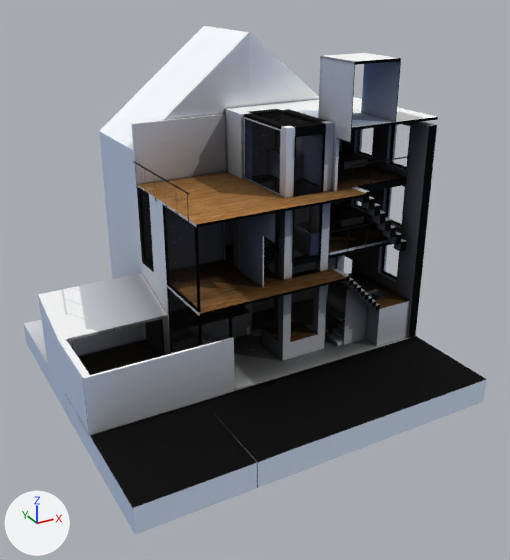
Two versions of the glTF model examples/models/gltf/vianney_house/scene.gltf, one commit apart.
Before and after are seen from a 50 mm lens placed at (-427.0, -1541.0, 1521.0), pointed at (753.0, 605.0, 448.0). Every picture has the same lights, and +X, +Y and +Z are marked at lower left. Where no turn or scale is listed for an object, it has been applied to the vertices.
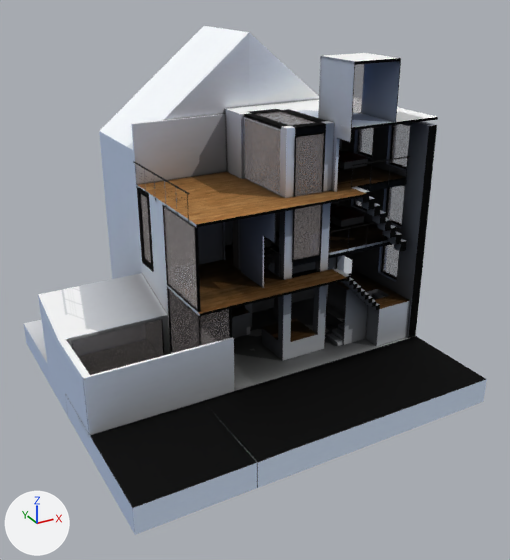
The change, as JSON lines over the scene's bpy script:
```json
{"op": "set", "path": "mat_bati_menuiserie_vitre.alpha", "old": "0.01", "new": "0.4"}
```

Location of each change, (x1, y1, x2, y2) in pixels of the pictures (510 x 560 px):
```json
{"object": "vitre.001", "change": "surface changed", "before": [74, 64, 410, 375], "after": [74, 64, 410, 375], "on screen": "black to grey"}
```
